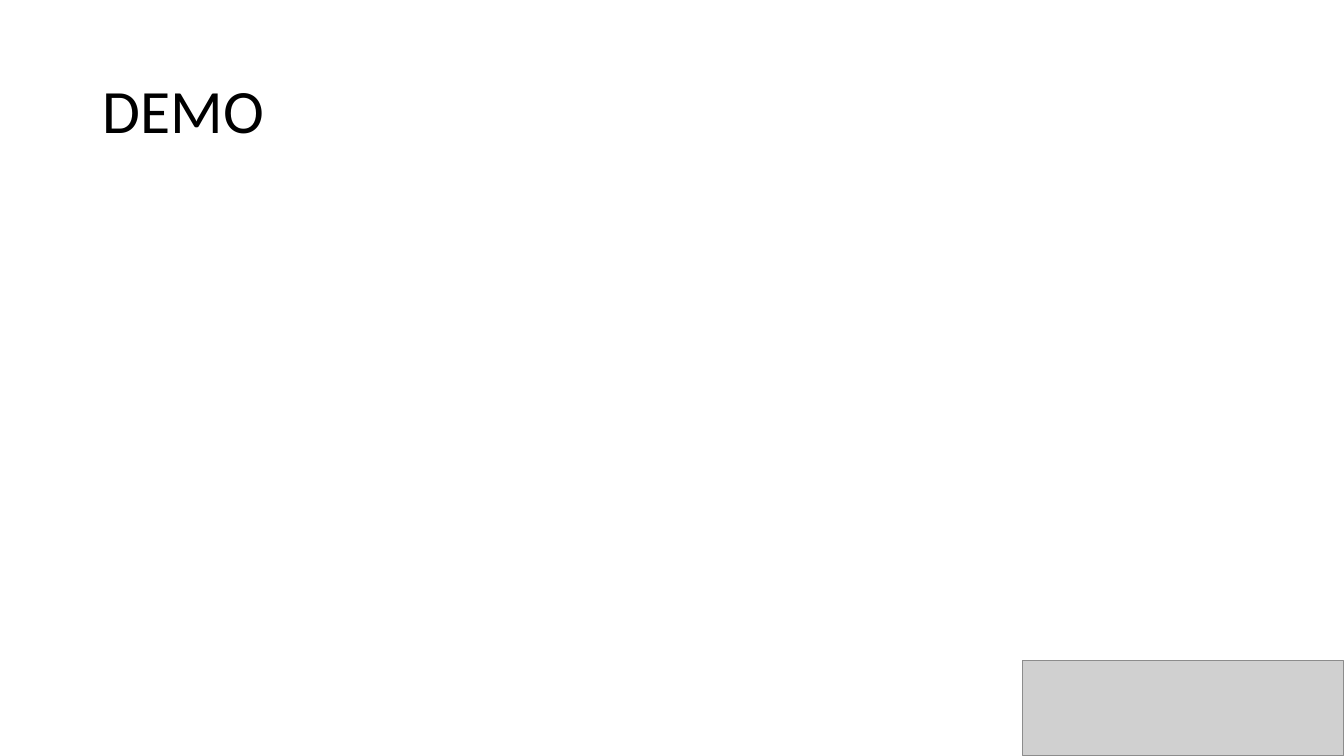
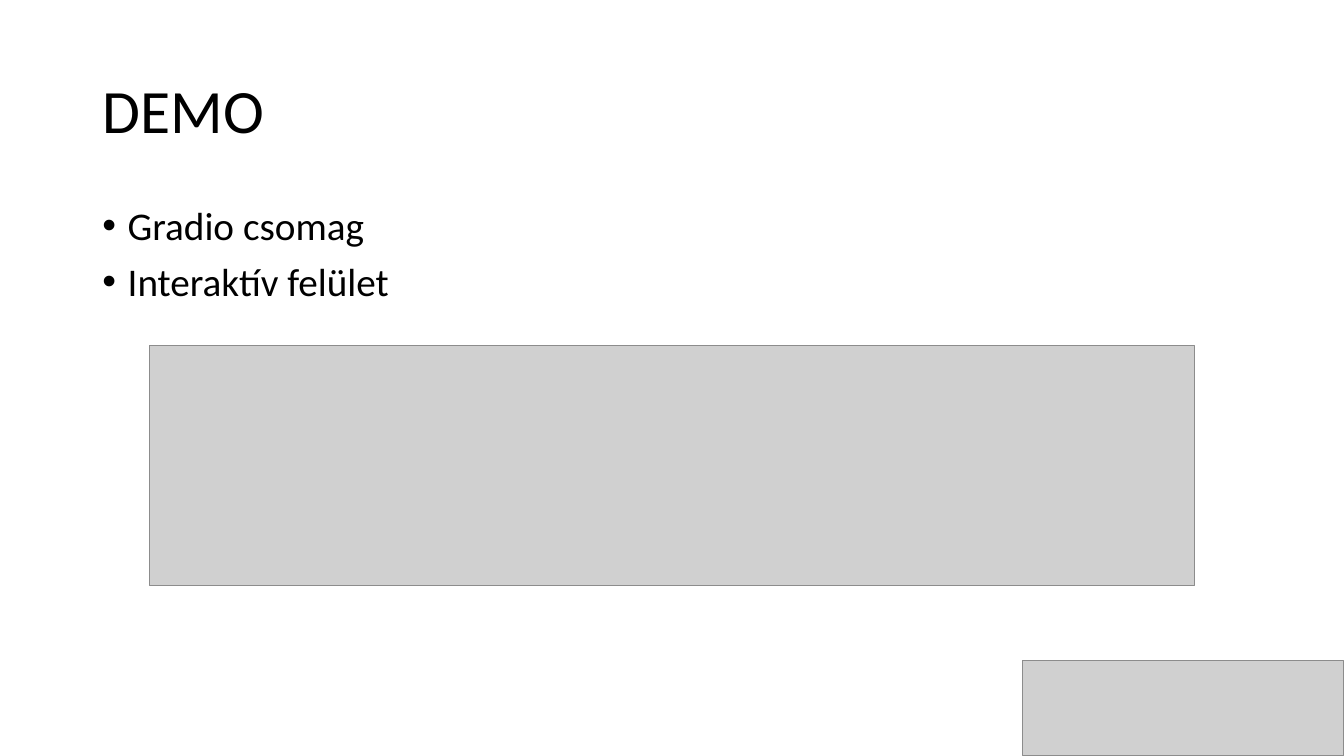
Before and after one commit to BotondProhaszka/melyrepules, a slide deck: slide 8 of mélyrepülés.pptx. Drawn at 1344x756 pixels with LibreOffice and Linux fonts; fonts in the diff are those of the drawing; grey boxes stand for pictures. Boxes give left, top, right and bottom in pixels: in the first picture for what was removed or moved away, otherwise in the second. Text is boxed around its words. In the diff, an @@ line names an element or a change of style, - is before the commit and + after.

```diff
--- a/mélyrepülés.pptx
+++ b/mélyrepülés.pptx
@@ text added at bbox=[128, 212, 388, 297], 28 pt, text #000000 @@
+• Gradio csomag
+• Interaktív felület
@@ picture added at bbox=[149, 346, 1195, 586] @@
```
Also in this commit, not shown: 4 other slides changed.
